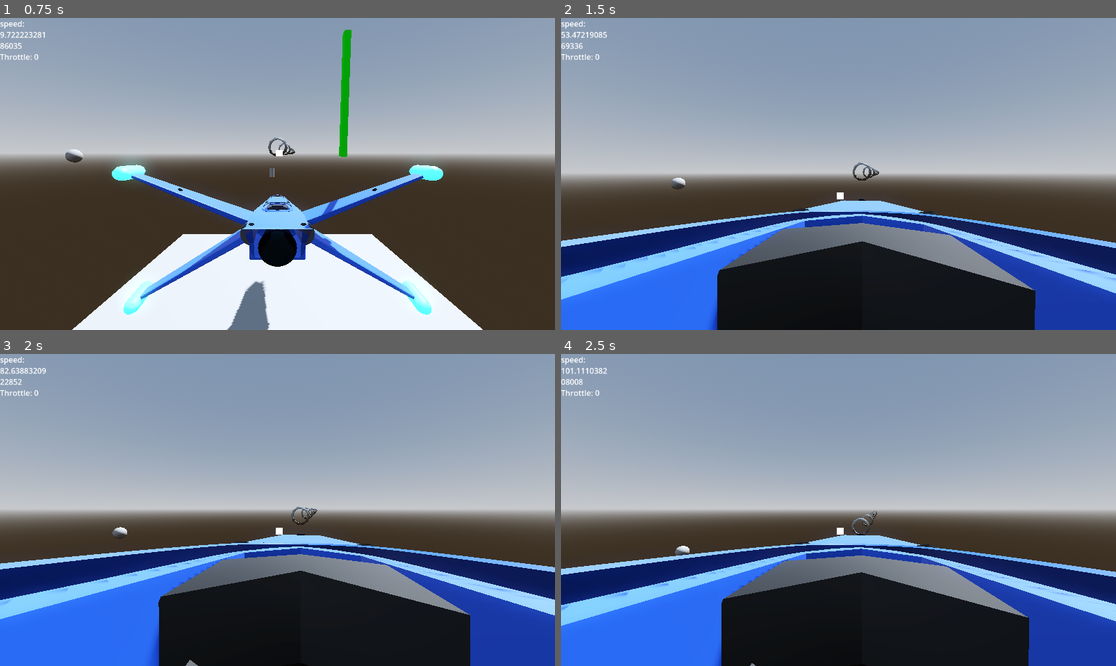
Above: before the commit, frames 1-4 (two rows, left to right).
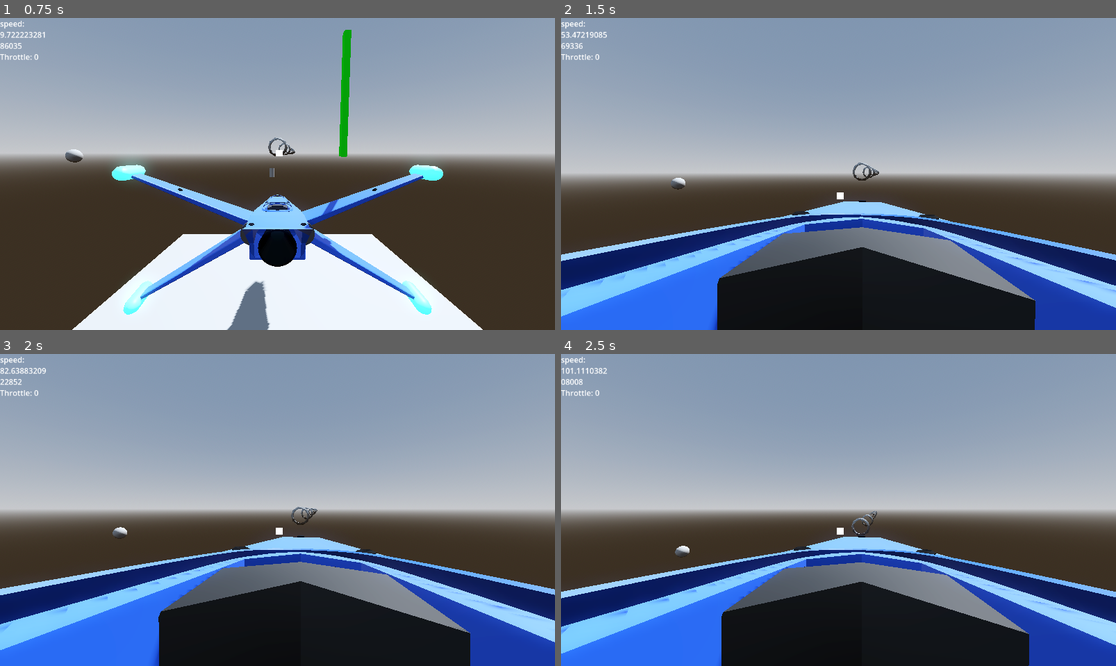
Above: after the commit, the same moments.

Repository: ZoeTheFox/oddity
Game: Godot game, scene res://Scenes/Main Scene/Main.tscn
Same seed, same stepped clock (60 frames per second), same inputs: the game is played once before the commit and once after it.
Inputs (mouse positions are in pixels of both pictures, inside the frame that each line leads up to):
- Up to frame 1 (0.75 s): tap Enter at 0.5 s; move the mouse to (305, 174) at 0.52 s; hold Space (move-up) from 0.53 s (still down); hold Alt (camera-look-around) from 0.53 s (still down)
- Up to frame 2 (1.5 s): keep holding Space (move-up); move the mouse to (810, 174) at 1.27 s; release Alt (camera-look-around) at 1.28 s; tap K (camera-switch-view) at 1.35 s
- Up to frame 3 (2 s): keep holding Space (move-up)
- Up to frame 4 (2.5 s): keep holding Space (move-up); move the mouse to (849, 503) at 2.02 s; hold Alt (camera-look-around) from 2.03 s (still down)

Frame 1 is identical in both runs. In frame 2, 11% of the frame differs, in the area x 0-100%, y 46-98%; in frame 3, 17%, in the area x 0-100%, y 48-100%; in frame 4, 16%.

Commit message:
movement woo

Diff:
--- a/Oddity/Scenes/Spaceship/Scripts/CameraScripts/CameraShake.gd
+++ b/Oddity/Scenes/Spaceship/Scripts/CameraScripts/CameraShake.gd
@@ -13,19 +13,22 @@
 func _process(delta):
 	fov = adjustFOVBasedOnSpeed(speed)
 	adjustCameraBasedOnAcceleration()
-	print(acceleration)
+	print(position)
 
 func adjustCameraBasedOnAcceleration():
 	var currentPosition = position
-
-	position = currentPosition + acceleration
-
-	# Define a threshold for the acceleration values to consider as "close to 0"
-	var accelerationThreshold = 0.0001  # Adjust this threshold as needed
-
-	if acceleration.length() < accelerationThreshold:
-		# If acceleration is close to 0, reset the position to the default position
-		position = position.lerp(defaultPosition, get_process_delta_time() * 2.0)
+#
+	position = position.lerp(acceleration + defaultPosition, get_process_delta_time() * 2.0)
+#	position = position.lerp(acceleration, get_process_delta_time() * 2.0)
+#
+#	position = currentPosition + acceleration
+#
+#	# Define a threshold for the acceleration values to consider as "close to 0"
+#	var accelerationThreshold = 0.0001  # Adjust this threshold as needed
+#
+#	if acceleration.length() < accelerationThreshold:
+#		# If acceleration is close to 0, reset the position to the default position
+#		position = position.lerp(defaultPosition, get_process_delta_time() * 2.0)
 
 func adjustFOVBasedOnSpeed(speed: float) -> float:
 	# Define the reasonable FOV range
@@ -46,8 +49,9 @@
 
 func logarithmicTransform(vector):
 	# Logarithmic scaling factor to adjust the intensity of the transformation
-	var logFactor = 0.001
-	var maxMovement = 0.0015
+	var logFactor = 0.01
+	#var maxMovement = 0.0015
+	var maxMovement = 2.5
 
 	var transformedVector = Vector3()
 
